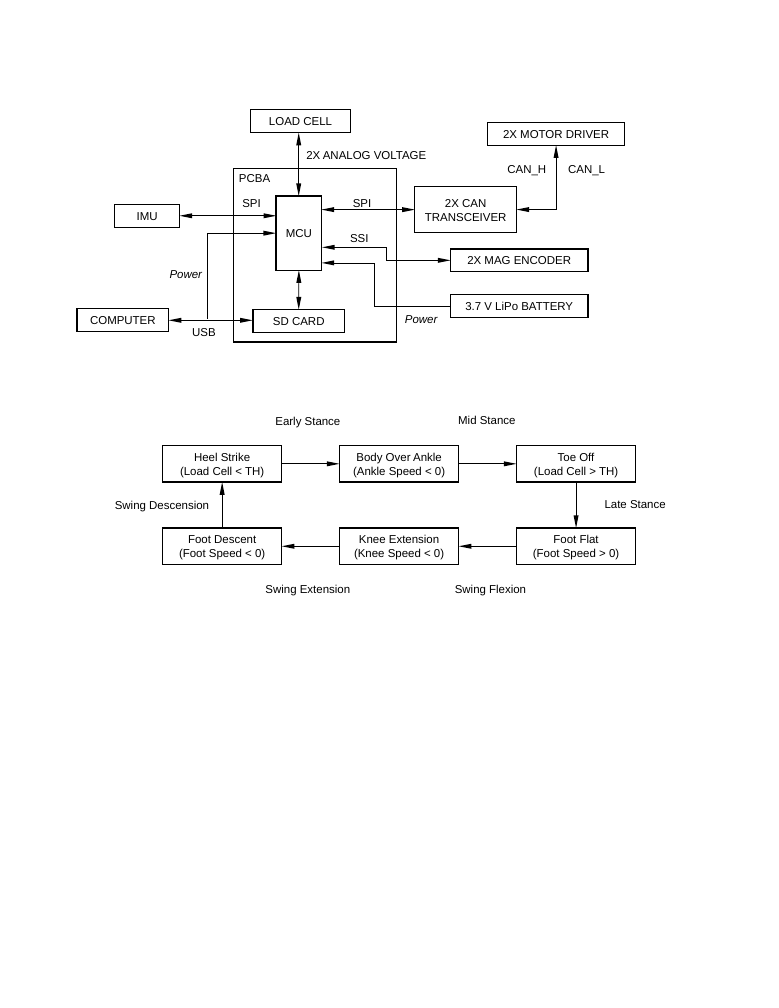
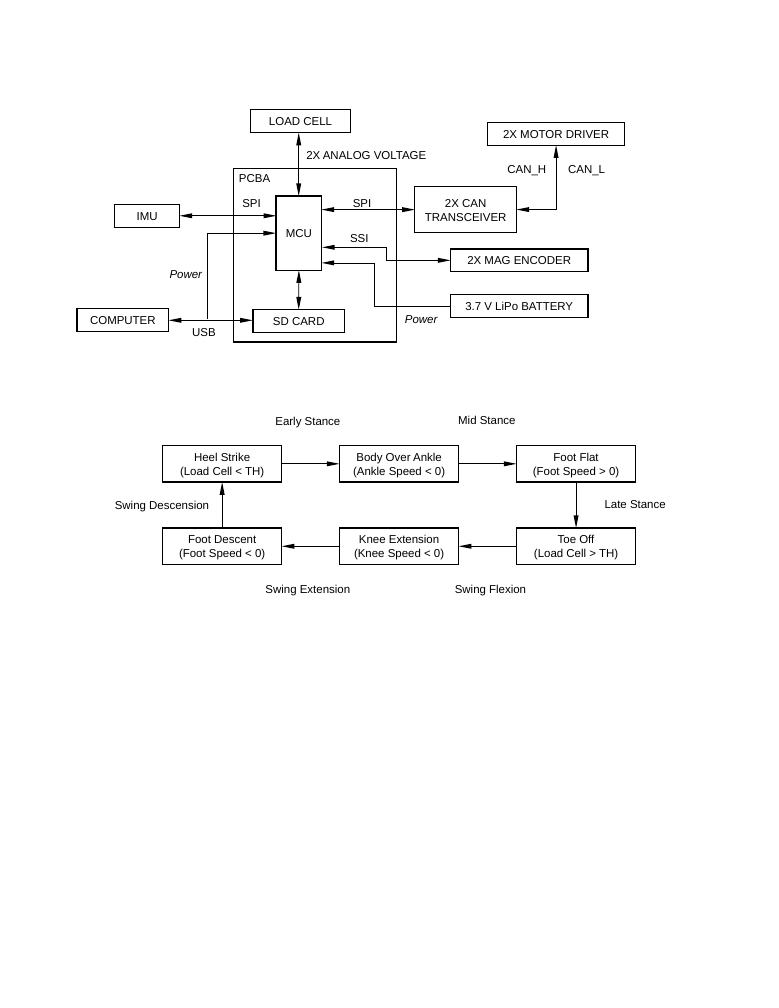
Before and after one commit to gb2835/Prosthesis-v1-Firmware, a slide deck: slide 1 of Documents/Figures/_Figures.pptx. Drawn at 779x1008 pixels with LibreOffice and Linux fonts; fonts in the diff are those of the drawing. Boxes give left, top, right and bottom in pixels: in the first picture for what was removed or moved away, otherwise in the second. Text is boxed around its words. In the diff, an @@ line names an element or a change of style, - is before the commit and + after.

```diff
--- a/Documents/Figures/_Figures.pptx
+++ b/Documents/Figures/_Figures.pptx
@@ rectangle "Foot Flat (Foot Speed > ...": place and size @@
-rectangle "Foot Flat (Foot Speed > ..." at [517, 528, 636, 565]
+rectangle "Foot Flat (Foot Speed > ..." at [517, 445, 636, 482]
@@ rectangle "Toe Off (Load Cell > ...": place and size @@
-rectangle "Toe Off (Load Cell > ..." at [517, 445, 636, 482]
+rectangle "Toe Off (Load Cell > ..." at [517, 528, 636, 565]
```
Also in this commit, not shown: 2 other files.
